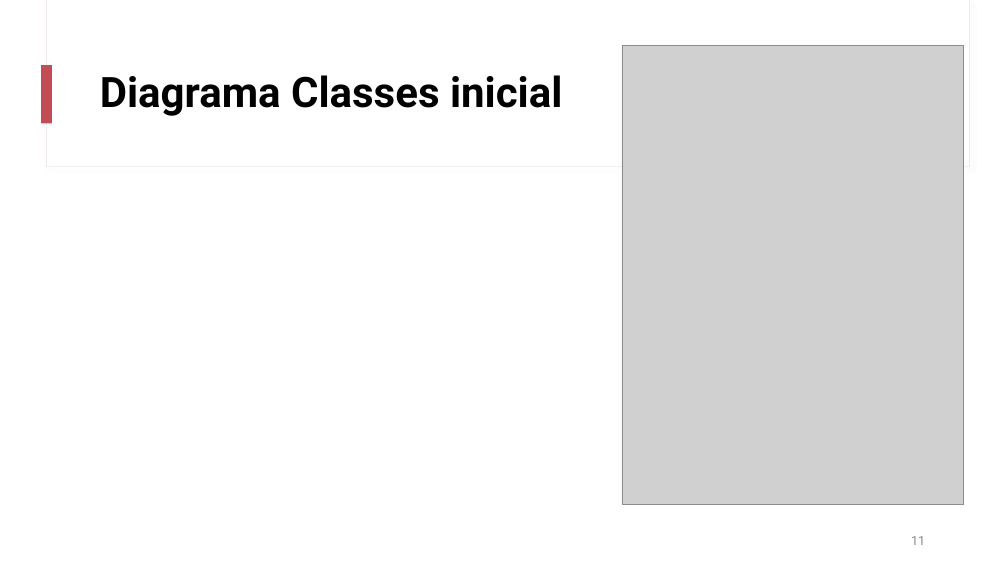
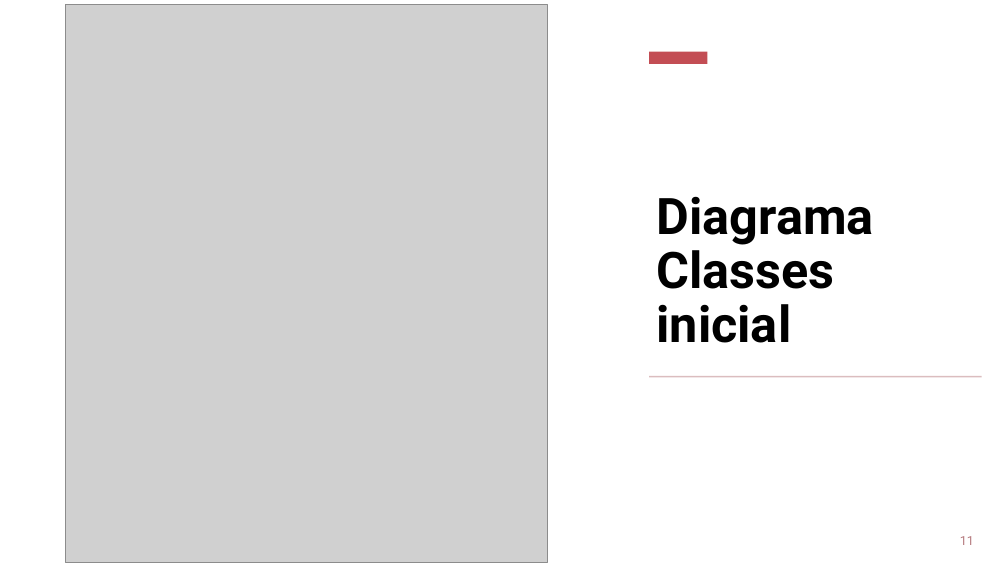
Before and after one commit to martipages/ES23UAB431-02, a slide deck: slide 11 of documents/Sprint3/Sprint_Review3_431-2.pptx. Drawn at 1008x567 pixels with LibreOffice and Linux fonts; fonts in the diff are those of the drawing; grey boxes stand for pictures. Boxes give left, top, right and bottom in pixels: in the first picture for what was removed or moved away, otherwise in the second. Text is boxed around its words. In the diff, an @@ line names an element or a change of style, - is before the commit and + after.

```diff
--- a/documents/Sprint3/Sprint_Review3_431-2.pptx
+++ b/documents/Sprint3/Sprint_Review3_431-2.pptx
@@ rectangle added at box(0, 0, 1008, 567), fill #FFFFFF @@
@@ picture added at box(66, 4, 547, 563) @@
@@ picture removed at box(622, 45, 963, 504) @@
@@ rectangle added at box(649, 52, 707, 64), fill #C34D54 @@
@@ rectangle removed at box(42, 65, 52, 123) @@
@@ title "Diagrama Classes inicial": place and size @@
-title "Diagrama Classes inicial" at box(100, 75, 562, 116)
+title "Diagrama Classes inicial" at box(656, 196, 873, 343)
@@ title "Diagrama Classes inicial" at box(656, 196, 873, 343): size 40 to 48 pt; vertical alignment middle to bottom @@
@@ rectangle added at box(650, 376, 982, 377), fill #DBBDBF @@
@@ page number: place and size @@
-page number at box(911, 536, 925, 545)
+page number at box(960, 536, 974, 545)
@@ page number at box(960, 536, 974, 545): text colour #8C8C8C to #B67B7F; more space between paragraphs @@
```
Also in this commit, not shown: 4 other slides changed, 16 other files.
